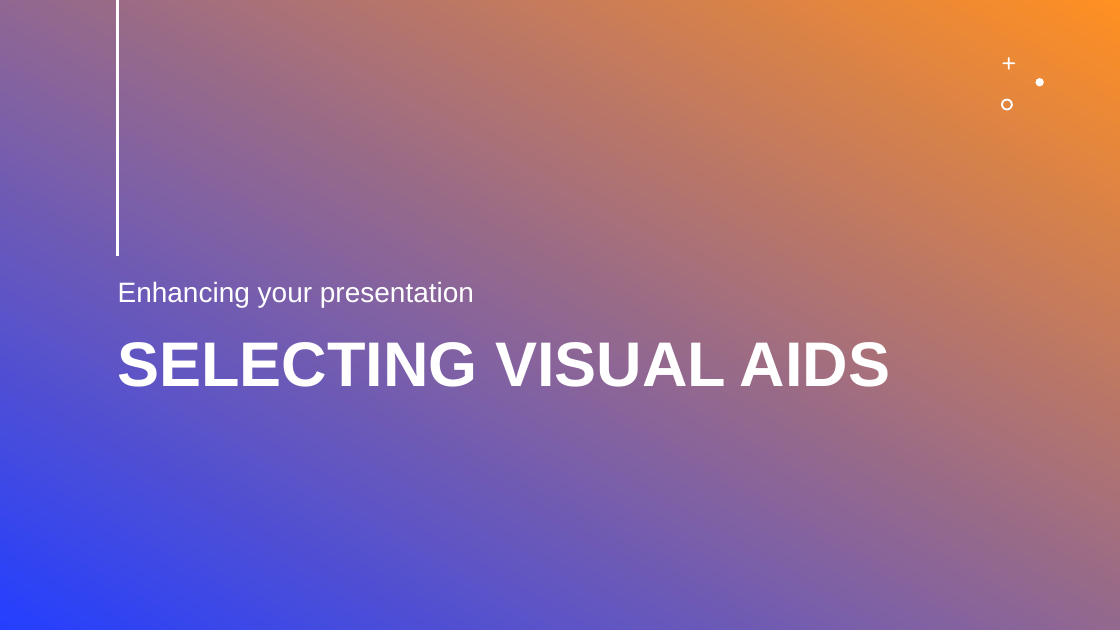
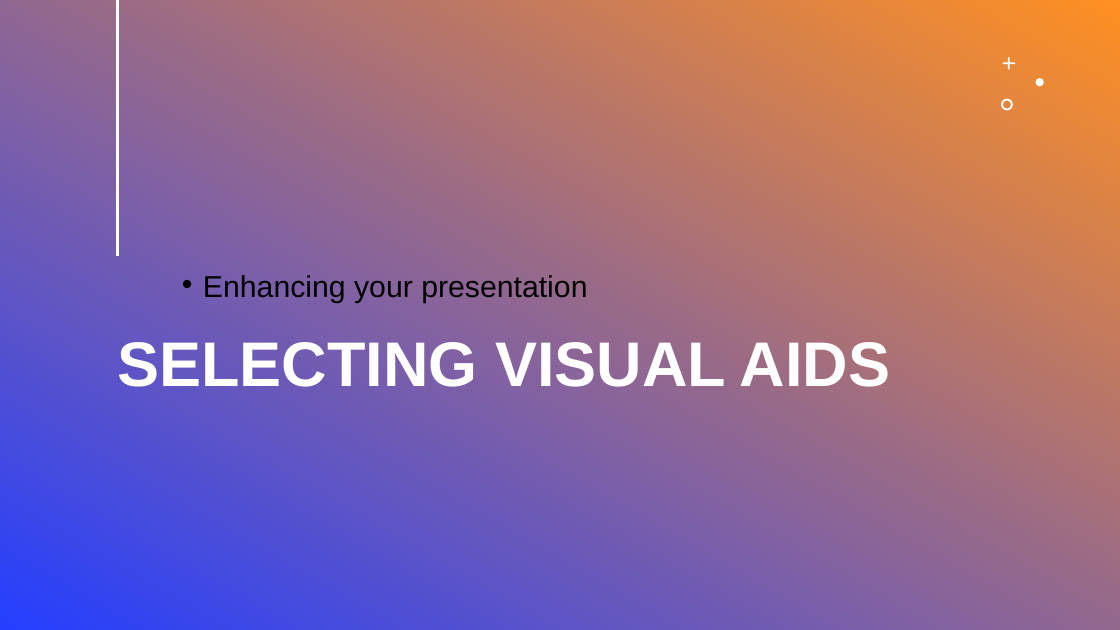
Before and after one commit to Data2401/final-project-fall-2024-classic-films, a slide deck: slide 6 of Films_raw_theme.pptx. Drawn at 1120x630 pixels with LibreOffice and Linux fonts; fonts in the diff are those of the drawing; background and template pictures are left out. Boxes give left, top, right and bottom in pixels: in the first picture for what was removed or moved away, otherwise in the second. Text is boxed around its words. In the diff, an @@ line names an element or a change of style, - is before the commit and + after.

```diff
--- a/Films_raw_theme.pptx
+++ b/Films_raw_theme.pptx
@@ subtitle "Enhancing your presentation": place and size @@
-subtitle "Enhancing your presentation" at bbox=[118, 281, 474, 308]
+subtitle "Enhancing your presentation" at bbox=[203, 275, 587, 303]
@@ subtitle "Enhancing your presentation" at bbox=[203, 275, 587, 303]: size 24 to 25.9 pt, text colour #FFFFFF to #000000; bullet none to •; line spacing 0.9 to 0.7; vertical alignment bottom to top @@
```
Also in this commit, not shown: 3 other slides changed, 2 other files.
